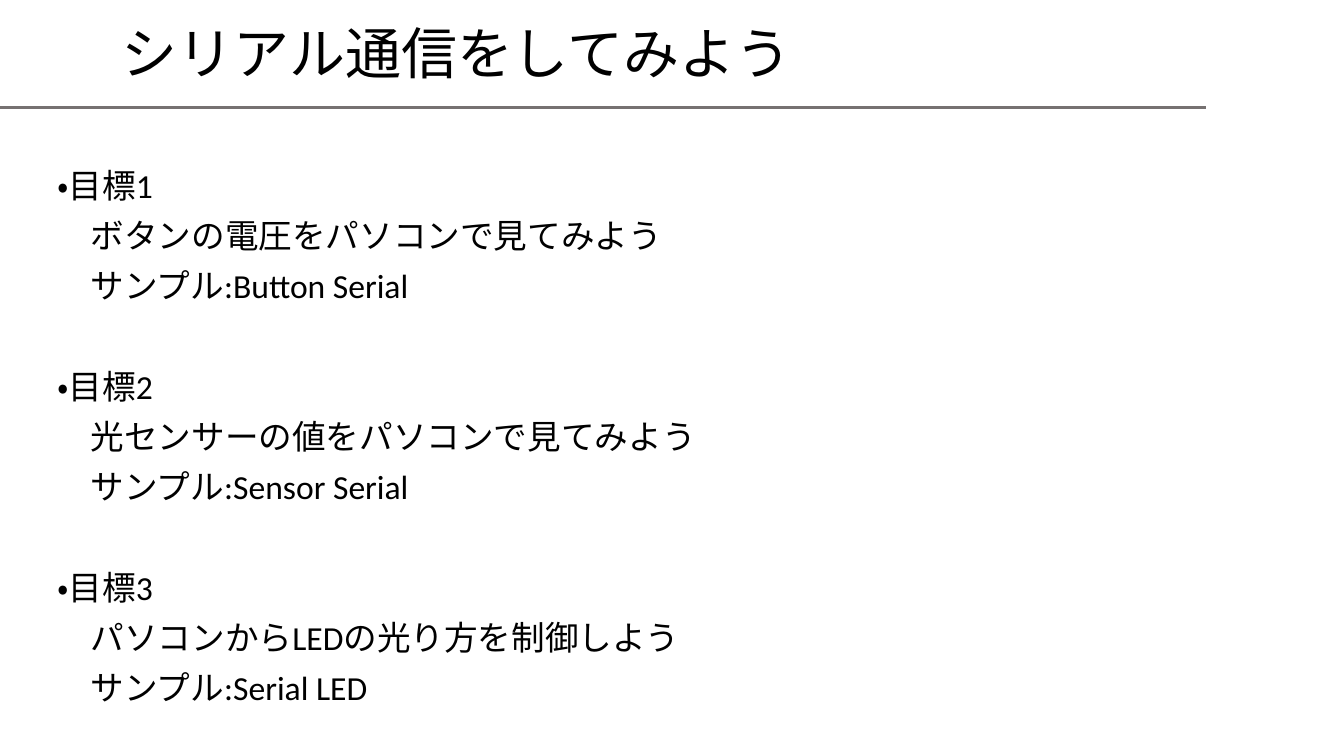
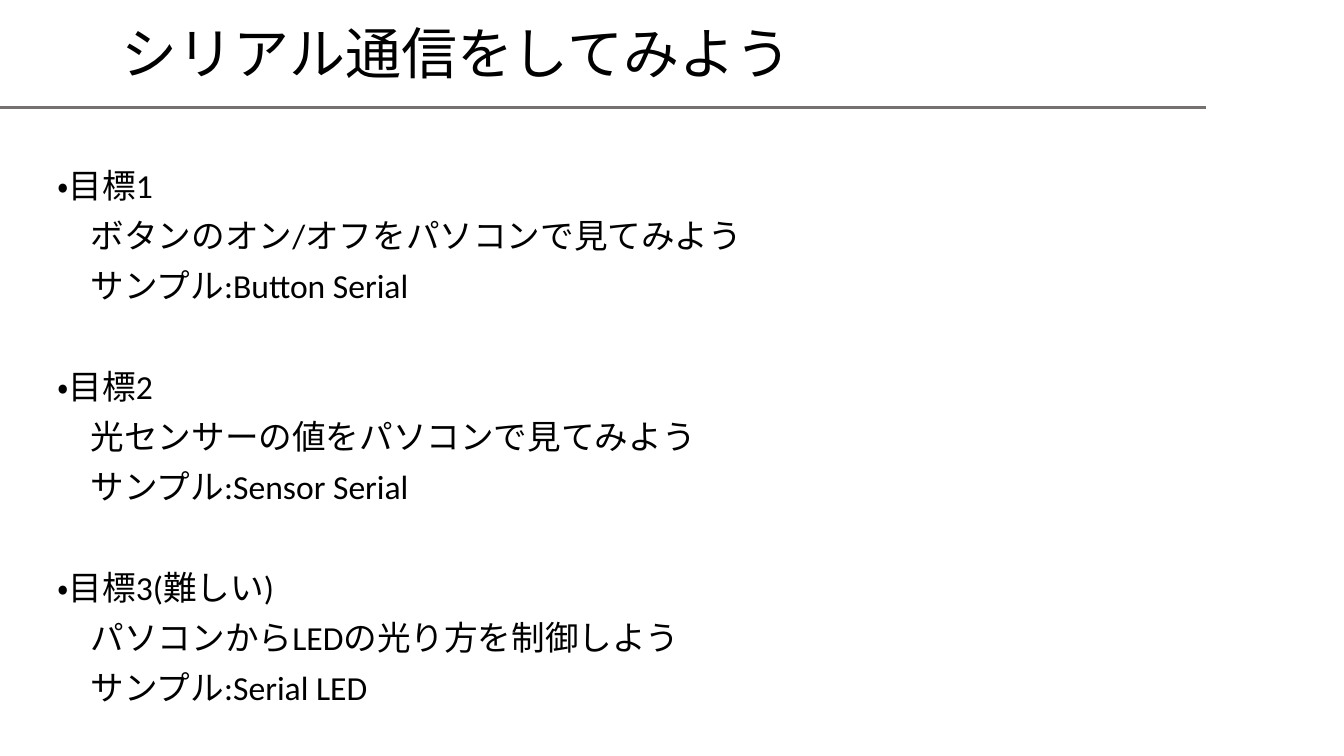
Before and after one commit to CREATE-ROCKET/Avi_Freshers_Welcome_Event_2026, a slide deck: slide 7 of Slide/2026新歓スライド(きたほしめぐり担当分).pptx. Drawn at 1344x756 pixels with LibreOffice and Linux fonts; fonts in the diff are those of the drawing; background and template pictures are left out. Boxes give left, top, right and bottom in pixels: in the first picture for what was removed or moved away, otherwise in the second. Text is boxed around its words. In the diff, an @@ line names an element or a change of style, - is before the commit and + after.

```diff
--- a/Slide/2026新歓スライド(きたほしめぐり担当分).pptx
+++ b/Slide/2026新歓スライド(きたほしめぐり担当分).pptx
@@ text at (91,220,742,251): text changed @@
-ボタンの電圧をパソコンで見てみよう
+ボタンのオン/オフをパソコンで見てみよう
@@ text at (57,571,274,605): text changed @@
-・目標3
+・目標3(難しい)
```
Also in this commit, not shown: 1 other slide changed, 1 slide added, 36 other files.
